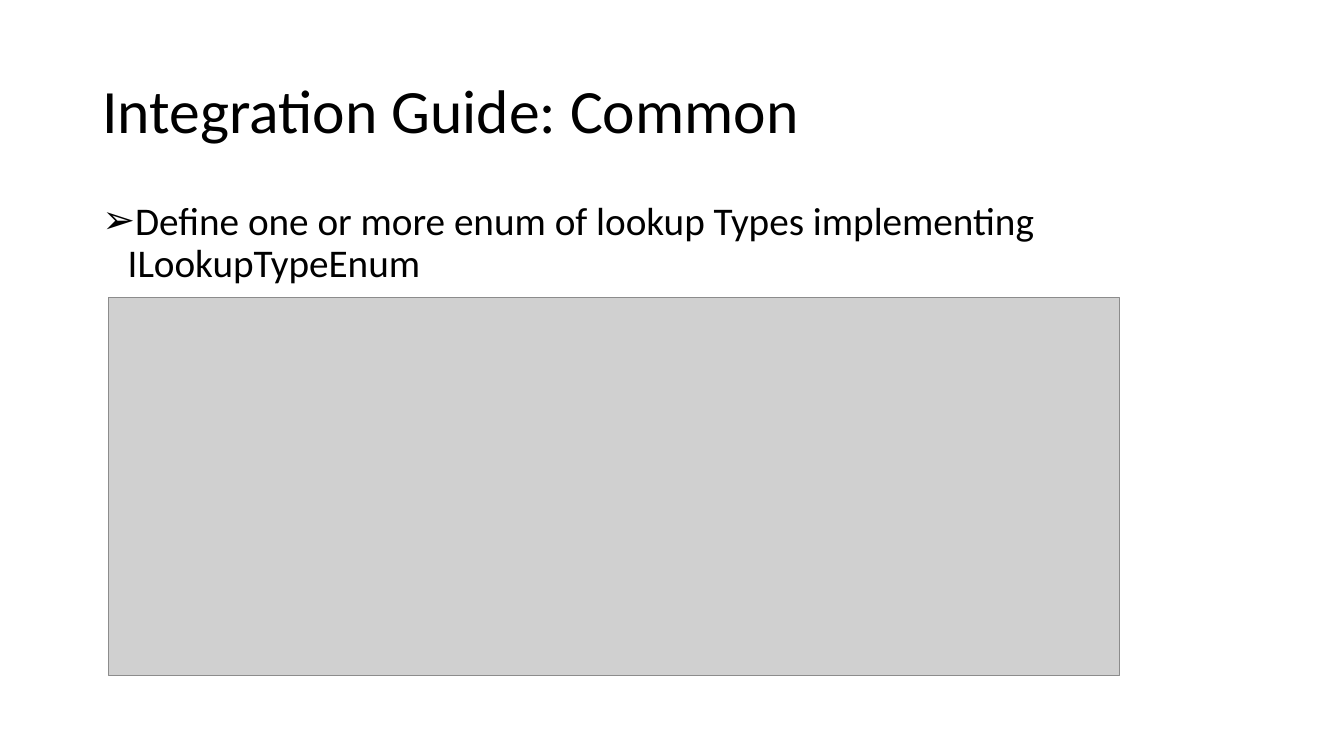
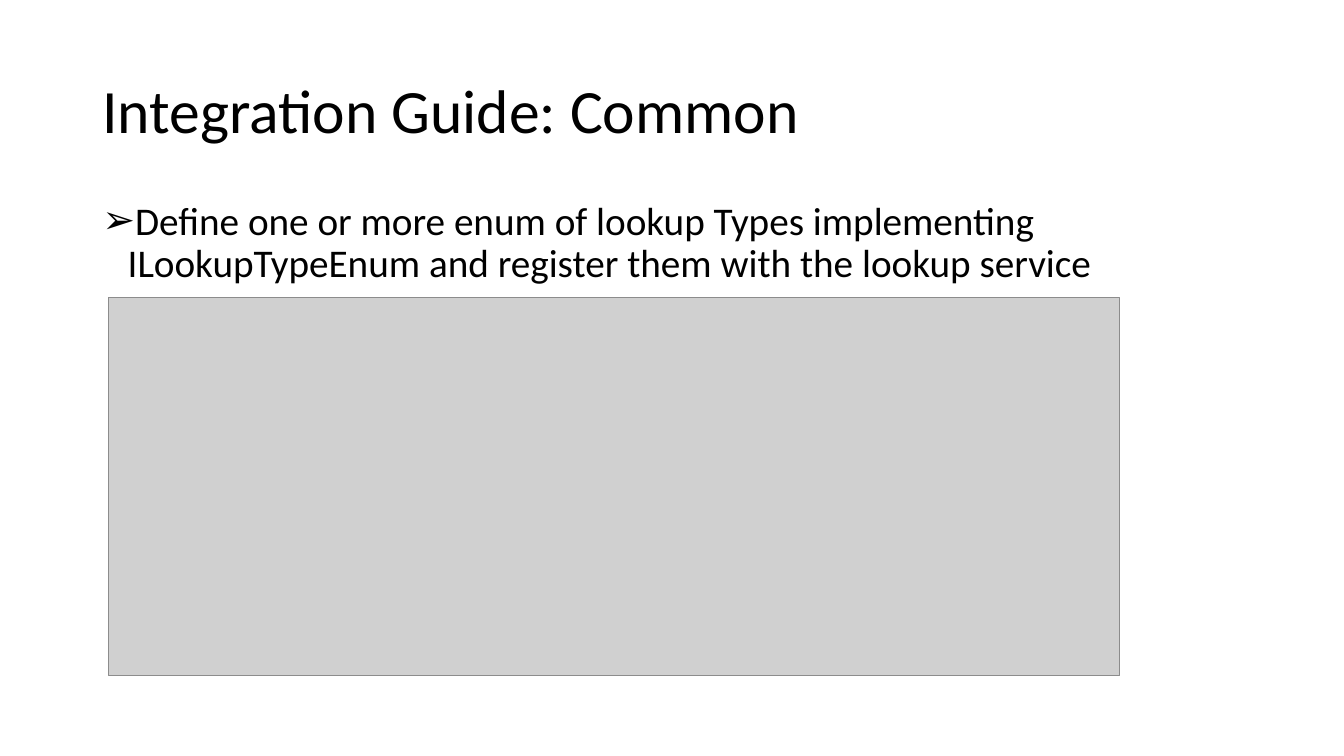
Before and after one commit to Oselan/commons, a slide deck: slide 7 of docs/LookupsDesign.pptx. Drawn at 1344x756 pixels with LibreOffice and Linux fonts; fonts in the diff are those of the drawing; grey boxes stand for pictures. Boxes give left, top, right and bottom in pixels: in the first picture for what was removed or moved away, otherwise in the second. Text is boxed around its words. In the diff, an @@ line names an element or a change of style, - is before the commit and + after.

```diff
--- a/docs/LookupsDesign.pptx
+++ b/docs/LookupsDesign.pptx
@@ text at (x1=128, y1=207, x2=1091, y2=284): text changed @@
-➢ Define one or more enum of lookup Types implementing ILookupTypeEnum
+➢ Define one or more enum of lookup Types implementing ILookupTypeEnum and register them with the lookup service
```
Also in this commit, not shown: 2 other slides changed, 1 slide removed.
